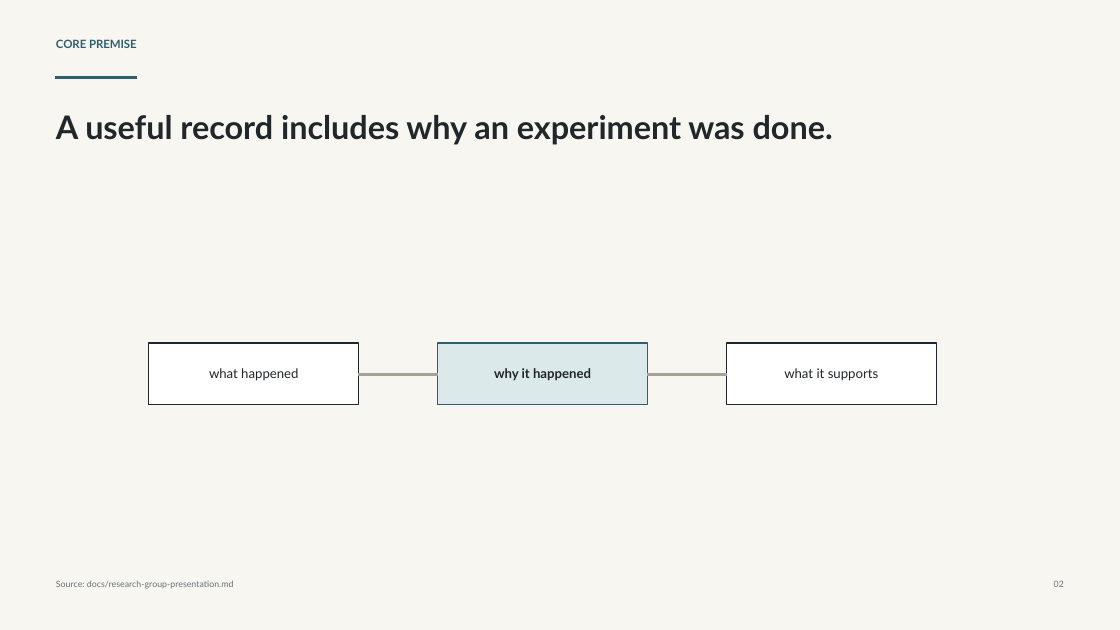
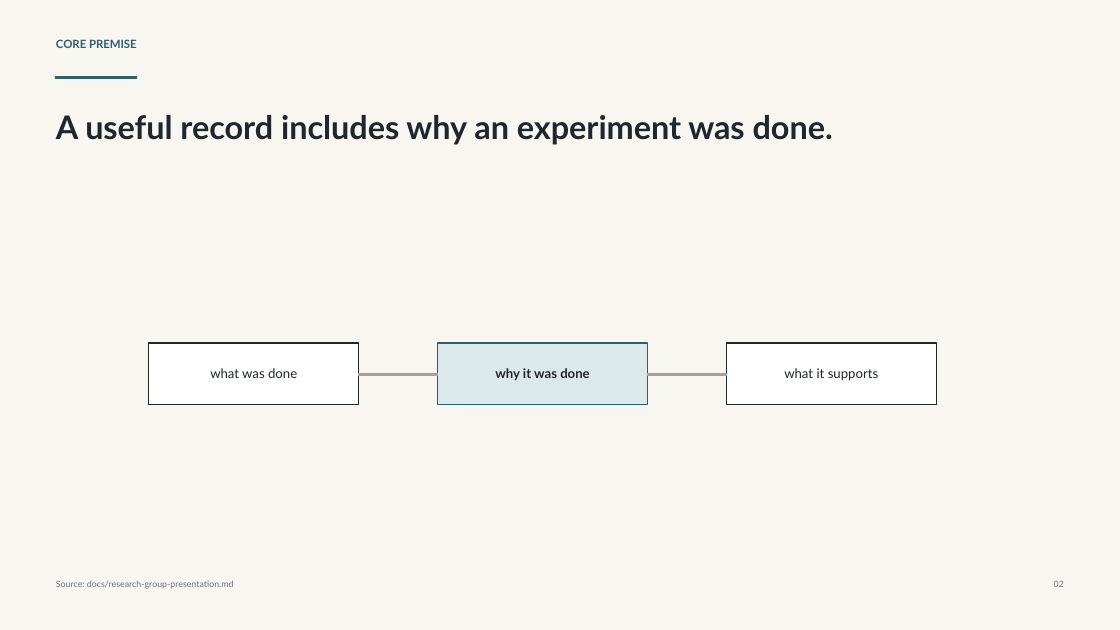
Before and after one commit to SamuelBrudner/lab-tracker, a slide deck: slide 2 of outputs/019e93bf-5861-7ba2-af6a-d3677b8793cd/presentations/lab-tracker-research-group/output/lab-tracker-research-group-presentation.pptx. Drawn at 1120x630 pixels with LibreOffice and Linux fonts; fonts in the diff are those of the drawing. Boxes give left, top, right and bottom in pixels: in the first picture for what was removed or moved away, otherwise in the second. Text is boxed around its words. In the diff, an @@ line names an element or a change of style, - is before the commit and + after.

```diff
--- a/outputs/019e93bf-5861-7ba2-af6a-d3677b8793cd/presentations/lab-tracker-research-group/output/lab-tracker-research-group-presentation.pptx
+++ b/outputs/019e93bf-5861-7ba2-af6a-d3677b8793cd/presentations/lab-tracker-research-group/output/lab-tracker-research-group-presentation.pptx
@@ text at <box>210,368,297,378</box>: text changed @@
-what happened
+what was done
@@ text at <box>495,368,590,380</box>: text changed @@
-why it happened
+why it was done
```
Also in this commit, not shown: 10 other slides changed, 2 other files.
